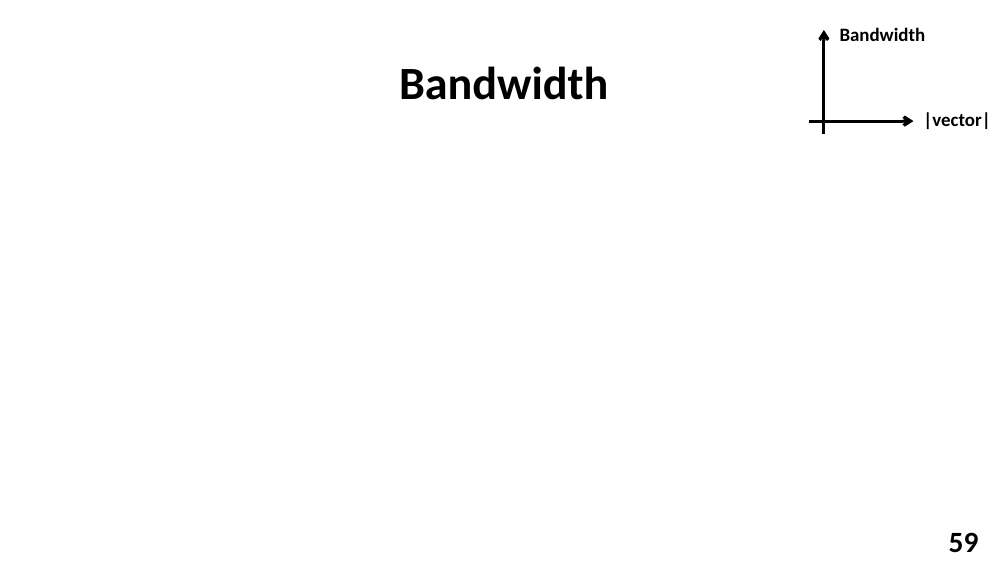
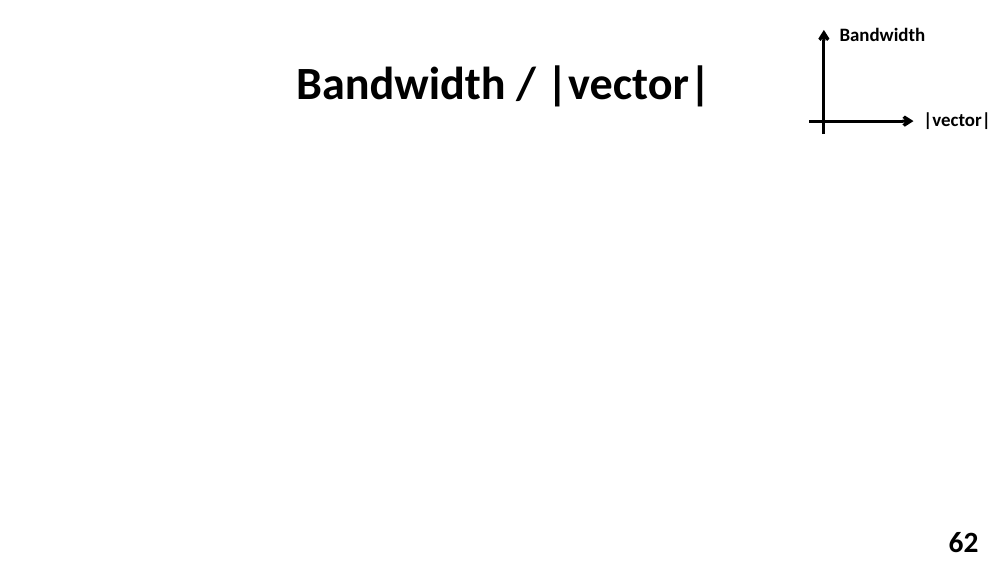
Before and after one commit to YuvalAlf/Distributed-Monitoring, a slide deck: slide 62 of What We Did So Far Dec 2018.pptx (slide 59 before the commit). Drawn at 1008x567 pixels with LibreOffice and Linux fonts; fonts in the diff are those of the drawing; background and template pictures are left out. Boxes give left, top, right and bottom in pixels: in the first picture for what was removed or moved away, otherwise in the second. Text is boxed around its words. In the diff, an @@ line names an element or a change of style, - is before the commit and + after.

```diff
--- a/What We Did So Far Dec 2018.pptx
+++ b/What We Did So Far Dec 2018.pptx
@@ title at (x1=296, y1=65, x2=711, y2=107): text changed @@
-Bandwidth
+Bandwidth / |vector|
@@ page number at (x1=949, y1=532, x2=979, y2=553): text changed @@
-59
+62
```
Also in this commit, not shown: 12 other slides changed, 3 slides added, 13 other files.
